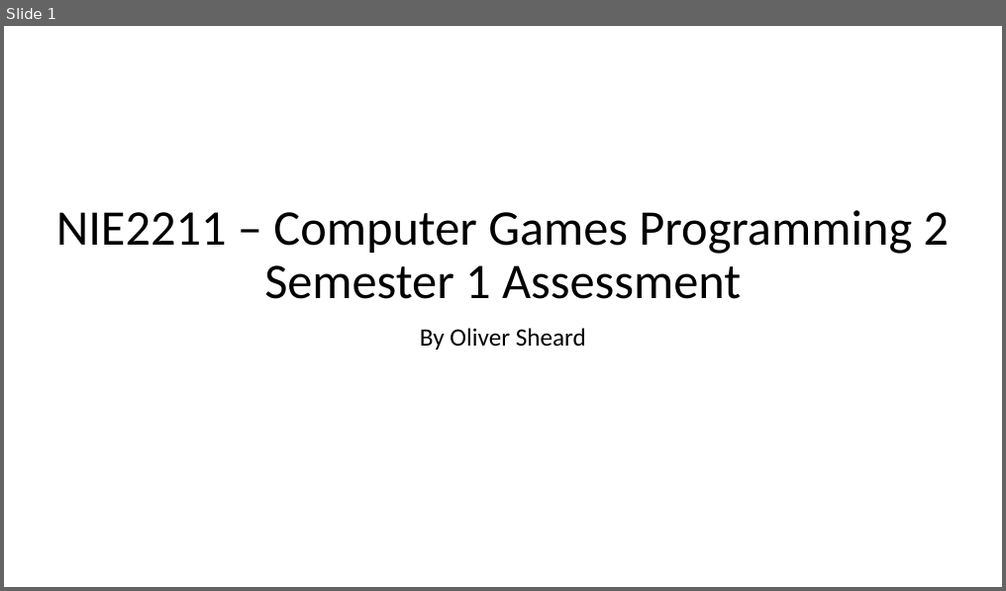
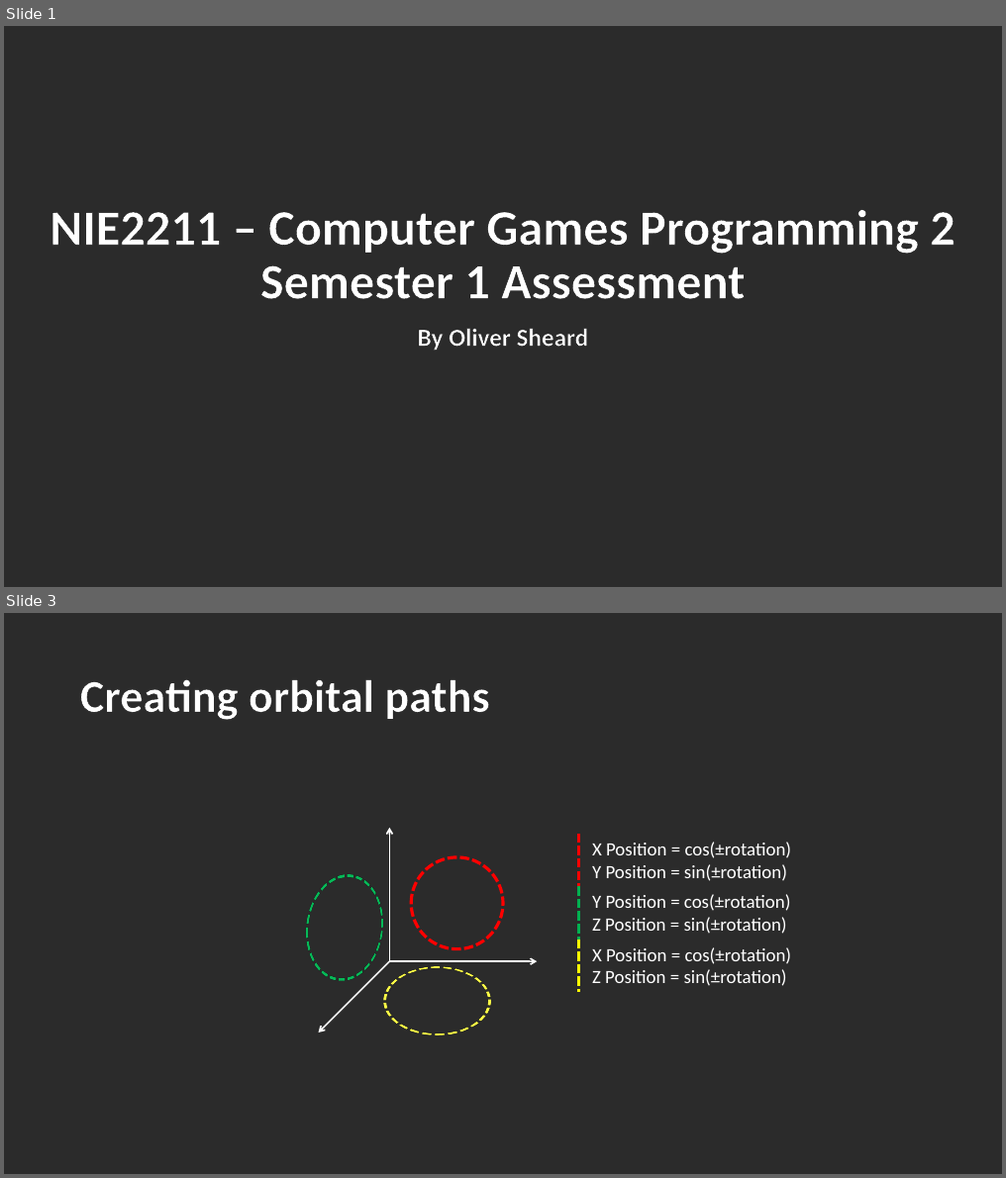
Before and after one commit to FinalFreedom/CPlusPlus2, a slide deck: CPlus/U1664298_OSHEARD.pptx. Shown one above the other, each under a label of ours: slide 1 before the commit, slides 1 and 3 after it; the slides between them are not shown. The pictures are 1006x591 and 1006x1178 pixels, drawn with LibreOffice and Linux fonts; fonts in the diff are those of the drawing; background and template pictures are left out; a plain dark background stands for a picture behind light text. Boxes give left, top, right and bottom in pixels: in the first picture for what was removed or moved away, otherwise in the second. Text is boxed around its words. In the diff, an @@ line names an element or a change of style, - is before the commit and + after.

```diff
--- a/CPlus/U1664298_OSHEARD.pptx
+++ b/CPlus/U1664298_OSHEARD.pptx
@@ slide 3 added at [4, 613, 1002, 1174], background picture (left out) @@
@@ title added at [80, 679, 489, 720], 44 pt, text #FFFFFF, bold @@
+Creating orbital paths
@@ arrow added from (389, 961) to (389, 828), #FFFFFF 1.5 pt @@
@@ line added from (579, 834) to (579, 886), #FF0000 3 pt dashed @@
@@ text added at [592, 842, 792, 881], 18 pt, text #FFFFFF @@
+X Position = cos(±rotation)
+Y Position = sin(±rotation)
@@ ellipse added at [294, 875, 398, 980], outline #00B050 3 pt dashed @@
@@ ellipse added at [411, 858, 503, 950], outline #FF0000 3 pt dashed @@
@@ line added from (579, 886) to (579, 940), #00B050 3 pt dashed @@
@@ text added at [592, 894, 791, 934], 18 pt, text #FFFFFF @@
+Y Position = cos(±rotation)
+Z Position = sin(±rotation)
@@ arrow added from (389, 961) to (319, 1033), #FFFFFF 1.5 pt @@
@@ ellipse added at [386, 949, 490, 1053], outline #FFFF00 3 pt dashed @@
@@ arrow added from (389, 961) to (537, 961), #FFFFFF 1.5 pt @@
@@ line added from (579, 940) to (579, 992), #FFFF00 3 pt dashed @@
@@ text added at [592, 948, 792, 986], 18 pt, text #FFFFFF @@
+X Position = cos(±rotation)
+Z Position = sin(±rotation)
@@ slide 1 changed as well @@
@@ background #FFFFFF to picture (left out) @@
@@ title "NIE2211 – Computer Games Programming ..." at [50, 210, 954, 299]: text colour #000000 to #FFFFFF, letter outline none to #000000 0.75 pt, bold on @@
@@ subtitle "By Oliver Sheard" at [418, 329, 589, 350]: text colour #000000 to #FFFFFF, letter outline none to #000000 0.75 pt, bold on @@
```
Also in this commit, not shown: 2 other slides added, 40 other files.
